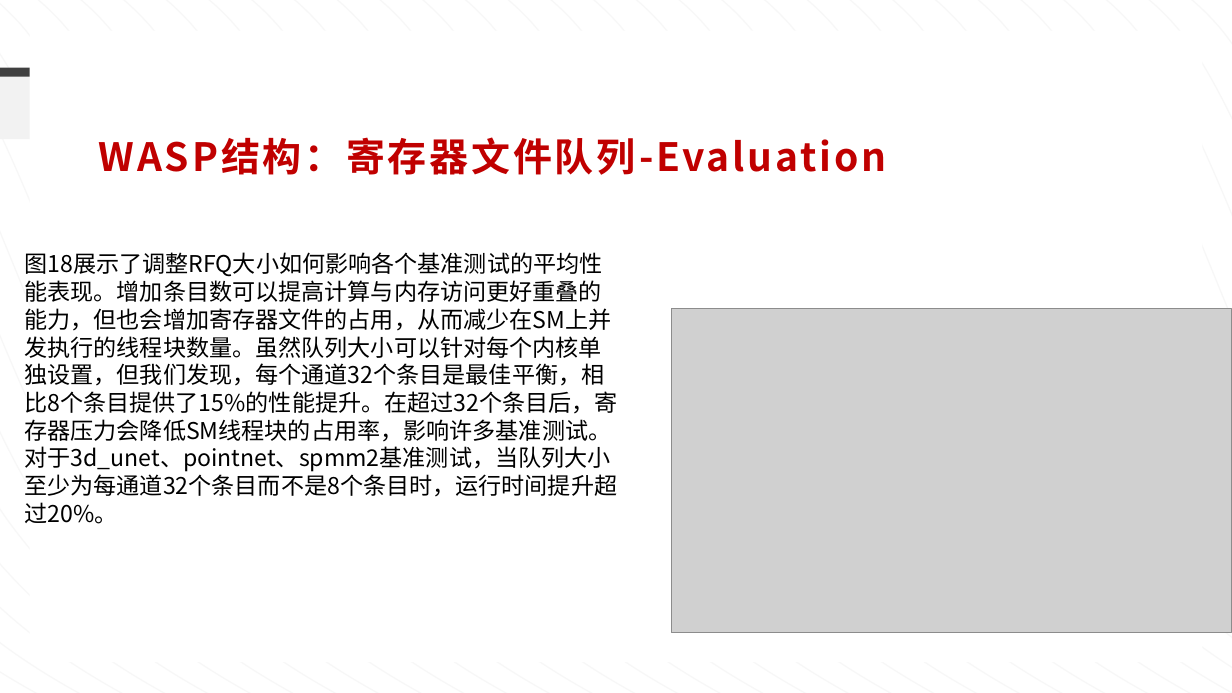
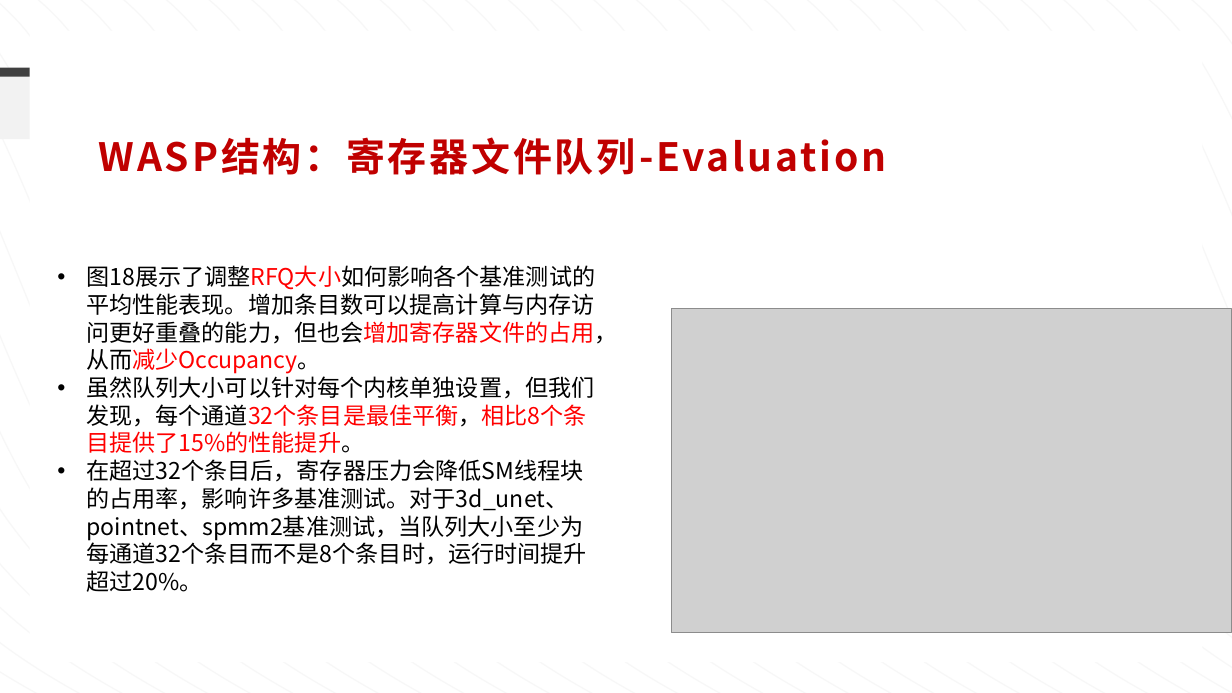
Before and after one commit to ziyuhuang123/dataflow_code, a slide deck: slide 12 of weekly_report/组会-0913.pptx (slide 14 before the commit). Drawn at 1232x693 pixels with LibreOffice and Linux fonts; fonts in the diff are those of the drawing; grey boxes stand for pictures. Boxes give left, top, right and bottom in pixels: in the first picture for what was removed or moved away, otherwise in the second. Text is boxed around its words. In the diff, an @@ line names an element or a change of style, - is before the commit and + after.

```diff
--- a/weekly_report/组会-0913.pptx
+++ b/weekly_report/组会-0913.pptx
@@ text at bbox=[86, 265, 617, 592]: text changed @@
-图18展示了调整RFQ大小如何影响各个基准测试的平均性能表现。增加条目数可以提高计算与内存访问更好重叠的能力，但也会增加寄存器文件的占用，从而减少在SM上并发执行的线程块数量。虽然队列大小可以针对每个内核单独设置，但我们发现，每个通道32个条目是最佳平衡，相比8个条目提供了15%的性能提升。在超过32个条目后，寄存器压力会降低SM线程块的占用率，影响许多基准测试。对于3d_unet、pointnet、spmm2基准测试，当队列大小至少为每通道32个条目而不是8个条目时，运行时间提升超过20%。
+• 图18展示了调整RFQ大小如何影响各个基准测试的平均性能表现。增加条目数可以提高计算与内存访问更好重叠的能力，但也会增加寄存器文件的占用，从而减少Occupancy。
+• 虽然队列大小可以针对每个内核单独设置，但我们发现，每个通道32个条目是最佳平衡，相比8个条目提供了15%的性能提升。
+• 在超过32个条目后，寄存器压力会降低SM线程块的占用率，影响许多基准测试。对于3d_unet、pointnet、spmm2基准测试，当队列大小至少为每通道32个条目而不是8个条目时，运行时间提升超过20%。
```
Also in this commit, not shown: 14 other slides changed, 2 slides added, 6 slides removed, 19 other files.
